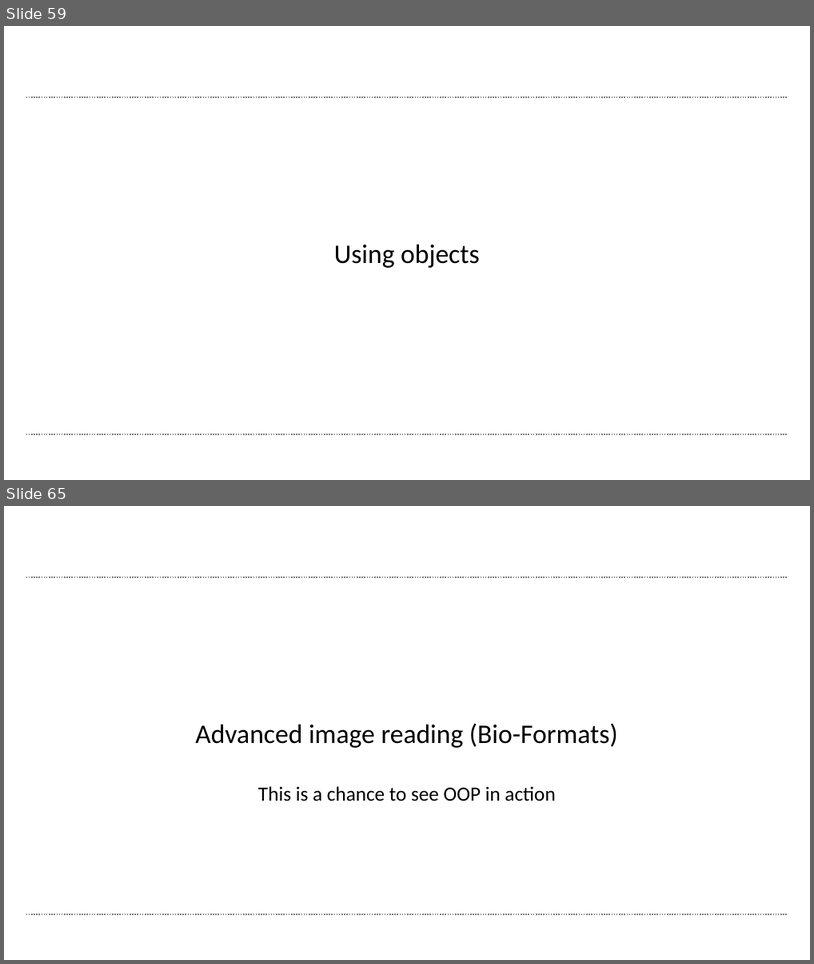
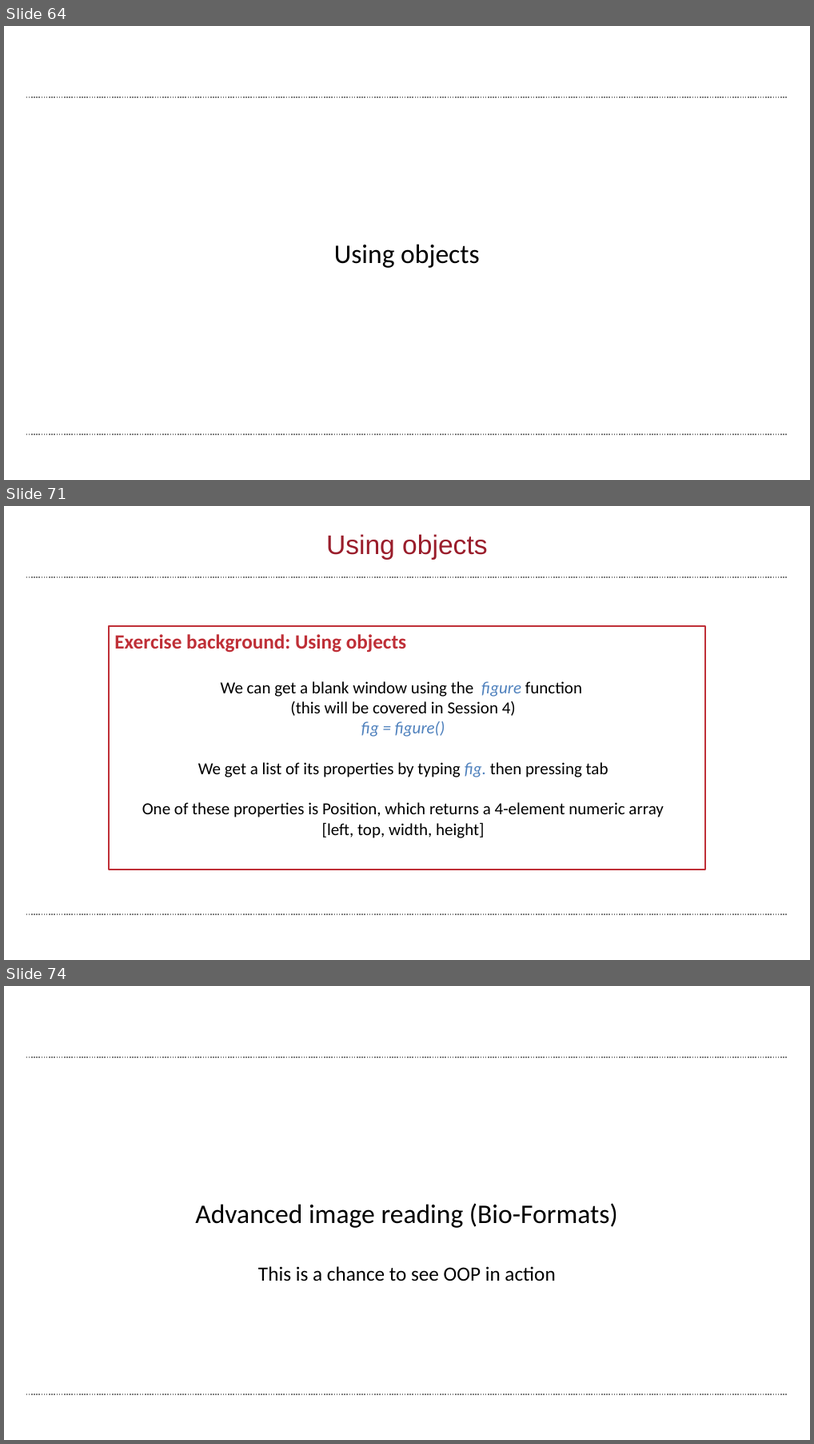
Before and after one commit to wbif-bristol/MATLAB-course, a slide deck: Session 3 - Advanced data structures/MATLAB Session 3.pptx. Shown one above the other, each under a label of ours: slides 59 and 65 before the commit, slides 64, 71 and 74 after it; the slides between them are not shown. The pictures are 814x964 and 814x1444 pixels, drawn with LibreOffice and Linux fonts; fonts in the diff are those of the drawing; background and template pictures are left out. Boxes give left, top, right and bottom in pixels: in the first picture for what was removed or moved away, otherwise in the second. Text is boxed around its words. In the diff, an @@ line names an element or a change of style, - is before the commit and + after.

Commit message:
More slide exercises for Session 3

```diff
--- a/Session 3 - Advanced data structures/MATLAB Session 3.pptx
+++ b/Session 3 - Advanced data structures/MATLAB Session 3.pptx
@@ slide 71 added at [4, 506, 810, 960], background #FFFFFF; not listed: 2 template elements that a slide beside it also shows @@
@@ title added at [326, 534, 487, 560], 32 pt, text #9A1D2B @@
+Using objects
@@ rectangle added at [109, 626, 706, 869], fill #FFFFFF, outline #BF2F37 2 pt @@
@@ text added at [114, 634, 663, 838], 20 pt, text #000000 @@
+Exercise background: Using objects
+We can get a blank window using the figure function
+(this will be covered in Session 4)
+fig = figure()
+We get a list of its properties by typing fig. then pressing tab
+One of these properties is Position, which returns a 4-element numeric array
+[left, top, width, height]
@@ what was slide 59 is now slide 64 @@
@@ what was slide 65 is now slide 74 @@
```
Also in this commit, not shown: 5 slides changed, 9 other slides added, 1 slide removed, 2 other files.
